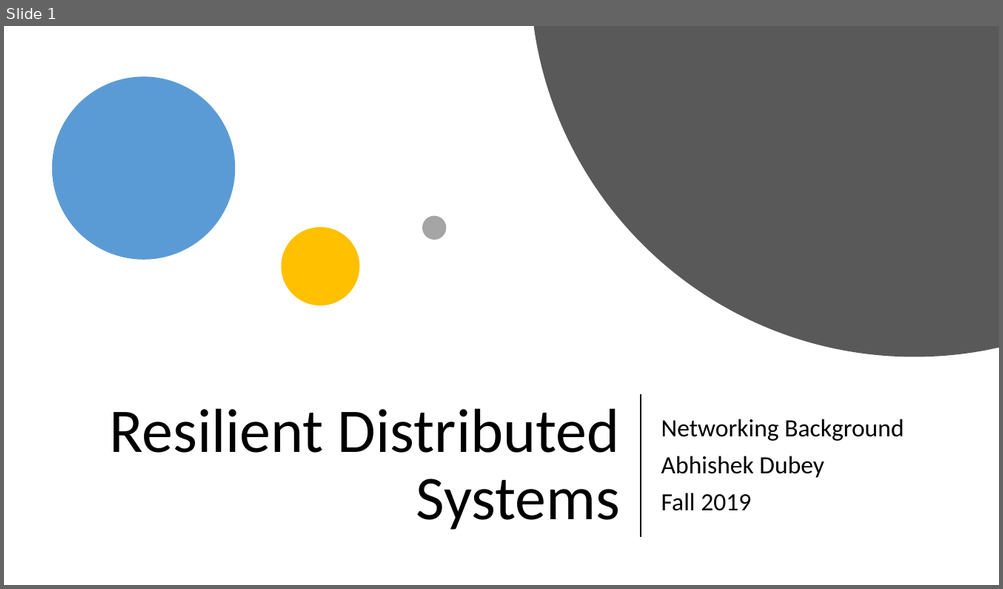
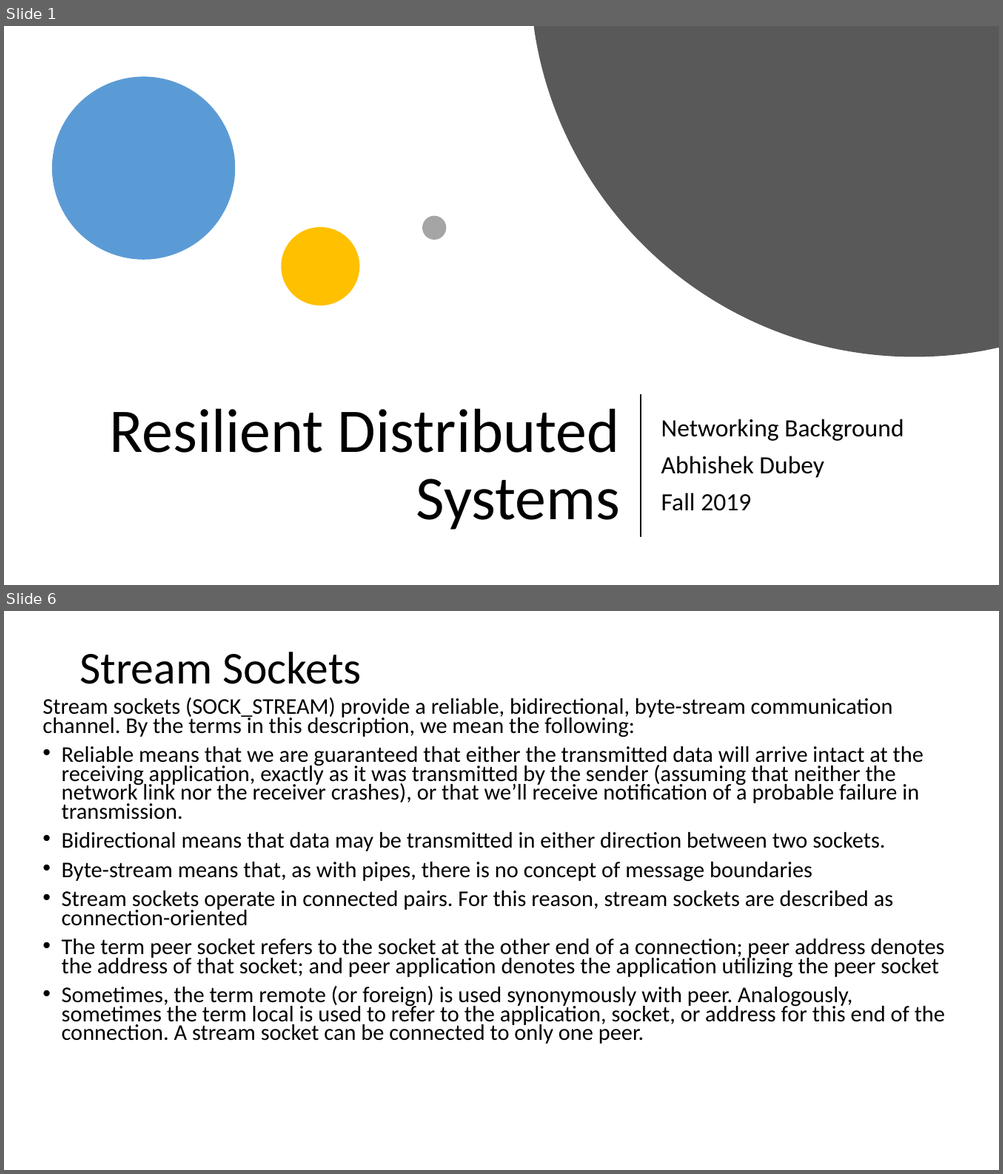
Before and after one commit to vu-resilient-distributed-systems/lectures-fall-2019, a slide deck: Module-1-Networking/Networking.pptx. Shown one above the other, each under a label of ours: slide 1 before the commit, slides 1 and 6 after it; the slides between them are not shown. The pictures are 1003x589 and 1003x1174 pixels, drawn with LibreOffice and Linux fonts; fonts in the diff are those of the drawing. Boxes give left, top, right and bottom in pixels: in the first picture for what was removed or moved away, otherwise in the second. Text is boxed around its words. In the diff, an @@ line names an element or a change of style, - is before the commit and + after.

```diff
--- a/Module-1-Networking/Networking.pptx
+++ b/Module-1-Networking/Networking.pptx
@@ slide 6 added at [4,611,999,1170], background #FFFFFF @@
@@ title added at [79,652,361,684], 44 pt, text #000000 @@
+Stream Sockets
@@ text added at [42,698,945,1044], 21.7 pt, text #000000 @@
+Stream sockets (SOCK_STREAM) provide a reliable, bidirectional, byte-stream communication channel. By the terms in this description, we mean the following:
+• Reliable means that we are guaranteed that either the transmitted data will arrive intact at the receiving application, exactly as it was transmitted by the sender (assuming that neither the network link nor the receiver crashes), or that we’ll receive notification of a probable failure in transmission.
+• Bidirectional means that data may be transmitted in either direction between two sockets.
+• Byte-stream means that, as with pipes, there is no concept of message boundaries
+• Stream sockets operate in connected pairs. For this reason, stream sockets are described as connection-oriented
+• The term peer socket refers to the socket at the other end of a connection; peer address denotes the address of that socket; and peer application denotes the application utilizing the peer socket
+• Sometimes, the term remote (or foreign) is used synonymously with peer. Analogously, sometimes the term local is used to refer to the application, socket, or address for this end of the connection. A stream socket can be connected to only one peer.
```
Also in this commit, not shown: 2 slides changed, 23 other slides added, 30 slides removed.
